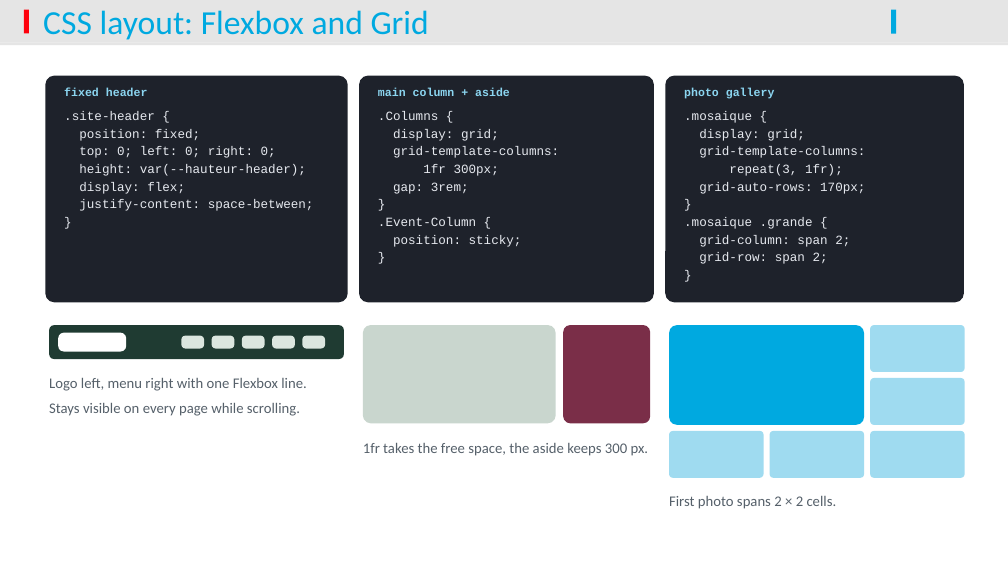
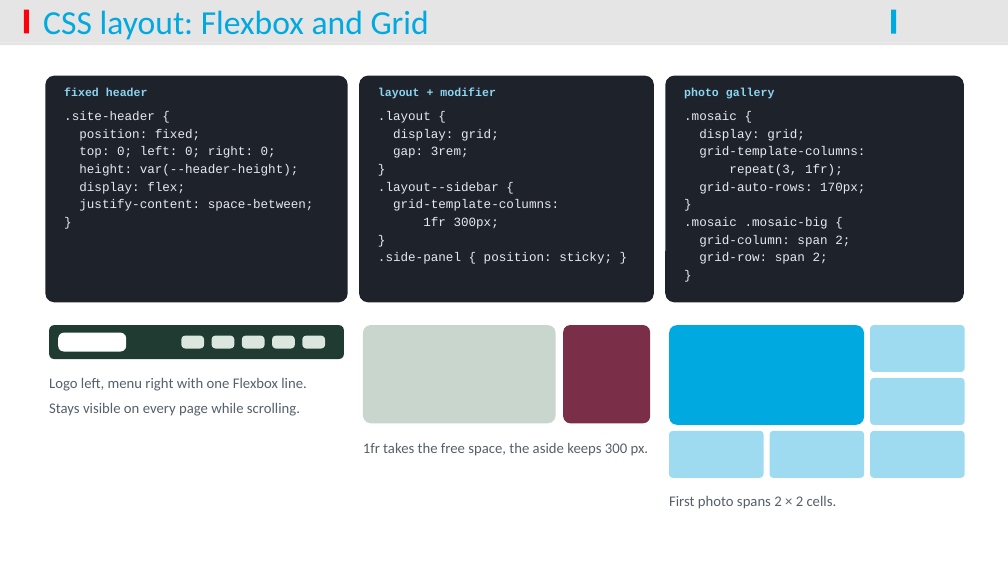
Before and after one commit to Mathatou/WebDesign, a slide deck: slide 6 of ITW_Presentation_Saint-Gratien.pptx. Drawn at 1008x567 pixels with LibreOffice and Linux fonts; fonts in the diff are those of the drawing; background and template pictures are left out. Boxes give left, top, right and bottom in pixels: in the first picture for what was removed or moved away, otherwise in the second. Text is boxed around its words. In the diff, an @@ line names an element or a change of style, - is before the commit and + after.

```diff
--- a/ITW_Presentation_Saint-Gratien.pptx
+++ b/ITW_Presentation_Saint-Gratien.pptx
@@ text at bbox=[378, 88, 496, 99]: text changed @@
-main column + aside
+layout + modifier
@@ text at bbox=[378, 111, 431, 123]: text changed @@
-.Columns {
+.layout {
@@ text at bbox=[684, 111, 737, 120]: text changed @@
-.mosaique {
+.mosaic {
@@ text at bbox=[378, 146, 499, 194]: paragraphs added @@
+gap: 3rem;
+}
+.layout--sidebar {
@@ text at bbox=[79, 164, 299, 176]: text changed @@
-height: var(--hauteur-header);
+height: var(--header-height);
@@ text at bbox=[393, 182, 469, 194]: paragraph removed @@
-gap: 3rem;
@@ text at bbox=[684, 217, 828, 229]: text changed @@
-.mosaique .grande {
+.mosaic .mosaic-big {
@@ text at bbox=[378, 252, 612, 264]: text changed @@
-.Event-Column {
-position: sticky;
-}
+.side-panel { position: sticky; }
```
Also in this commit, not shown: 6 other slides changed, 13 other files.
